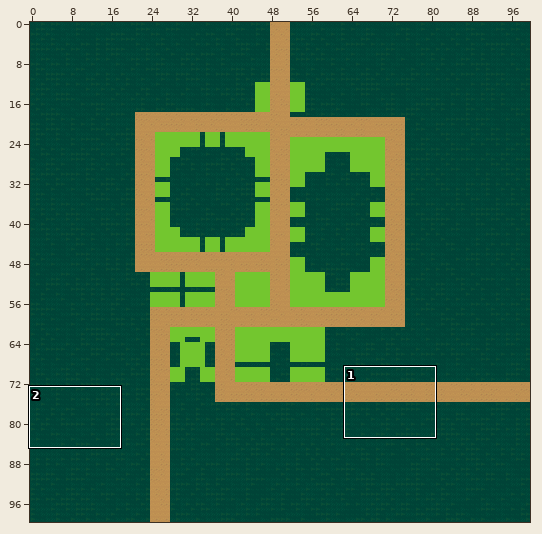
Tiled map -- Map/Map/Map.tmx. The picture above shows the old version from afar; the outline marks the close-up.
Close-up. Before the edit:
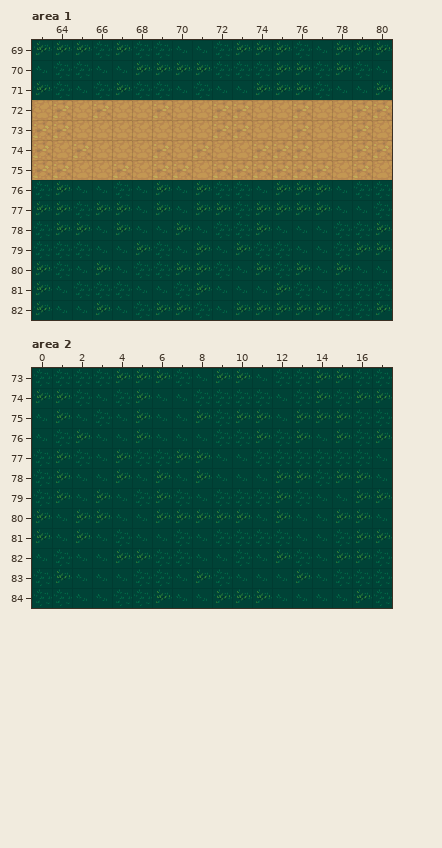
Cells are 32x32 px. Shown: area 1 x 63..80, y 69..82; area 2 x 0..17, y 73..84. The commit also changed other parts of the map, which this record leaves out.
After the commit:
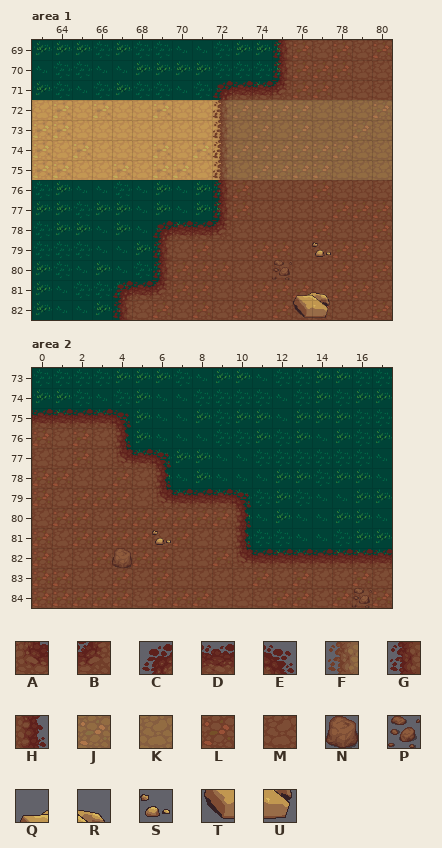
Key: from "Terrain": A 39, B 40, C 70, D 71, E 72, F 99, G 102, H 104, J 164, K 165, L 167, M 168, N 606, P 607, Q 634, R 635, S 637, T 666, U 667.
_ is an empty cell.
Tiles of an added or newly shown layer are drawn over the layers below it.
The exact change:
Layer "terre_rouge" (added), area 1:
Tile B now appears in row 71 at x 75; in row 78 at x 72; in row 81 at x 69.
Tile C now appears in row 71 at x 72; in row 78 at x 69; in row 81 at x 67.
Tile D now appears in row 71 at x 73 to 74; in row 78 at x 70 to 71; in row 81 at x 68.
Tile F now appears in rows 72 to 75 at x 72.
Tile G now appears in rows 69 to 70 at x 75; in rows 76 to 77 at x 72; in rows 79 to 80 at x 69; in row 82 at x 67.
Tile J now appears in row 72 at x 73 to 76 and 80; in row 73 at x 74, 76 and 79; in row 74 at x 73 to 78; in row 75 at x 74 to 77.
Tile K now appears in row 72 at x 77 to 79; in row 73 at x 73, 75, 77 to 78 and 80; in row 74 at x 79 to 80; in row 75 at x 73 and 78 to 80.
Tile L now appears in row 69 at x 76, 78 and 80; in row 70 at x 76 to 78; in row 71 at x 76 to 77; in row 76 at x 73 and 77; in row 77 at x 73 and 78 to 80; in row 78 at x 77 and 80.
Tile L now appears in row 79 at x 71, 74 to 75 and 78 to 79; in row 80 at x 70 to 72, 78 and 80; in row 81 at x 70 to 71, 74 to 76 and 78 to 79; in row 82 at x 69, 71, 73, 75, 77 and 80.
Tile M now appears in row 69 at x 77 and 79; in row 70 at x 79 to 80; in row 71 at x 78 to 80; in row 76 at x 74 to 76 and 78 to 80; in row 77 at x 74 to 77; in row 78 at x 73 to 76 and 78 to 79.
Tile M now appears in row 79 at x 70, 72 to 73, 76 to 77 and 80; in row 80 at x 73 to 77 and 79; in row 81 at x 72 to 73, 77 and 80; in row 82 at x 68, 70, 72, 74, 76 and 78 to 79.
Layer "objet", area 1:
Tile P now appears in row 80 at x 75.
Tile Q now appears in row 81 at x 76.
Tile R now appears in row 81 at x 77.
Tile S now appears in row 79 at x 77.
Tile T now appears in row 82 at x 76.
Tile U now appears in row 82 at x 77.
Layer "terre_rouge" (added), area 2:
Tile A now appears in row 77 at x 4; in row 79 at x 6; in row 82 at x 10.
Tile D now appears in row 75 at x 0 to 3; in row 77 at x 5; in row 79 at x 7 to 9; in row 82 at x 11 to 17.
Tile E now appears in row 75 at x 4; in row 77 at x 6; in row 79 at x 10.
Tile H now appears in row 76 at x 4; in row 78 at x 6; in rows 80 to 81 at x 10.
Tile L now appears in row 76 at x 0 and 2; in row 77 at x 2; in row 78 at x 0 to 1 and 4; in row 79 at x 0 and 2 to 4; in row 80 at x 1 to 2 and 4 to 9; in row 81 at x 0, 2 to 5 and 7.
Tile L now appears in row 82 at x 0, 3 to 6 and 9; in row 83 at x 0 to 1, 4, 6, 11, 13 and 16; in row 84 at x 0 to 4, 6 to 8, 12 to 13, 15 and 17.
Tile M now appears in row 76 at x 1 and 3; in row 77 at x 0 to 1 and 3; in row 78 at x 2 to 3 and 5; in row 79 at x 1 and 5; in row 80 at x 0 and 3; in row 81 at x 1, 6 and 8 to 9.
Tile M now appears in row 82 at x 1 to 2 and 7 to 8; in row 83 at x 2 to 3, 5, 7 to 10, 12, 14 to 15 and 17; in row 84 at x 5, 9 to 11, 14 and 16.
Layer "objet", area 2:
Tile N now appears in row 82 at x 4.
Tile P now appears in row 84 at x 16.
Tile S now appears in row 81 at x 6.
